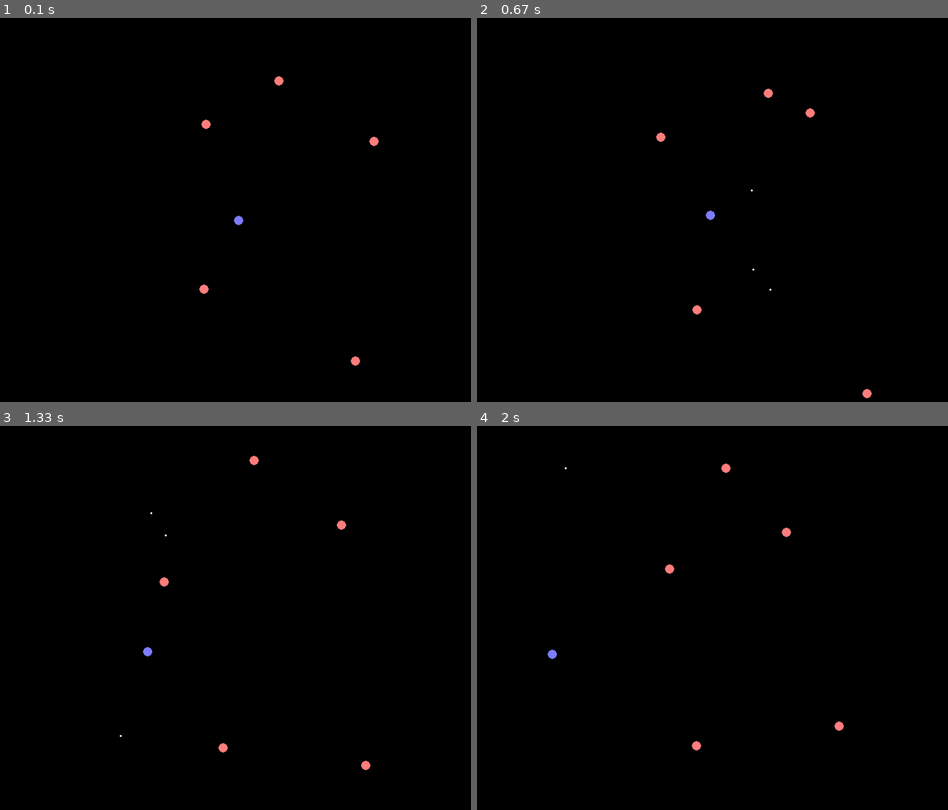
Above: before the commit, frames 1-4 (two rows, left to right).
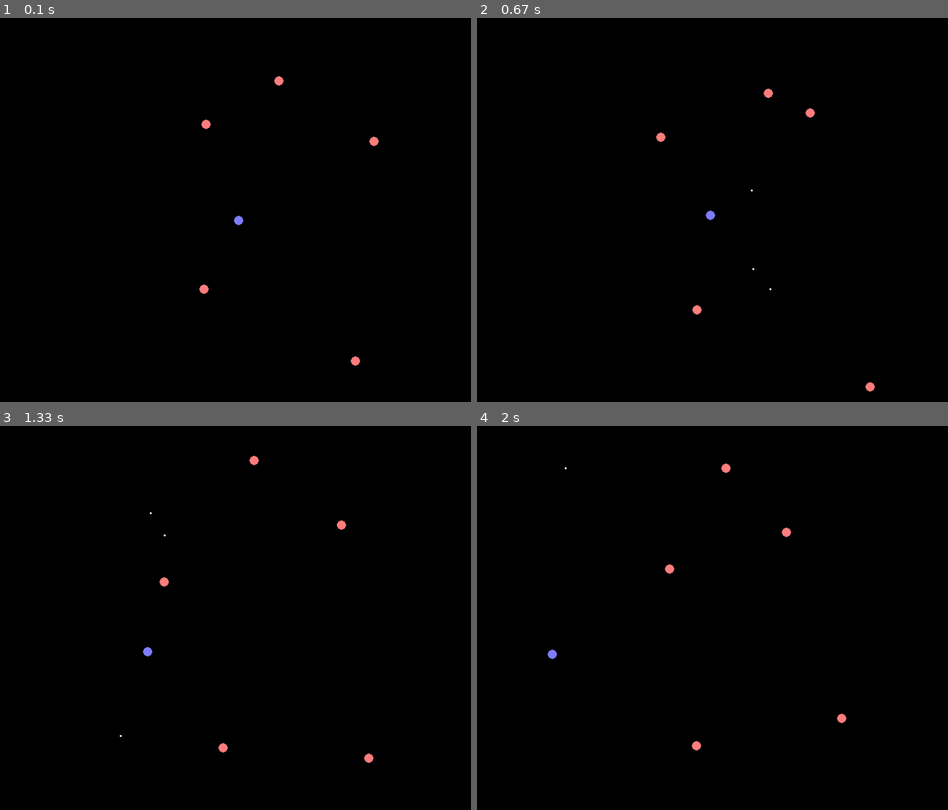
Above: after the commit, the same moments.

Repository: garyshi/pygame-toys
Game: pygame game, started from tank.py
Two runs of this game, one before a commit and one after it. Both use one fixed random seed, a clock stepped at 60 frames per second and the inputs below. The source is Python 2; it was converted automatically to run under Python 3.
Inputs (mouse positions are in pixels of both pictures, inside the frame that each line leads up to):
- Up to frame 1 (0.1 s): no input
- Up to frame 2 (0.67 s): click (712, 213) at 0.38 s
- Up to frame 3 (1.33 s): click (103, 625) at 0.72 s; click (65, 714) at 1.05 s
- Up to frame 4 (2 s): right-click (585, 545) at 1.38 s; click (519, 610) at 1.72 s

Frame 1 is identical in both runs. In frame 2, less than 0.1% of the frame differs, in the area x 58-85%, y 65-100%; in frame 3, less than 0.1%, in the area x 31-80%, y 22-90%; in frame 4, less than 0.1%.

Commit message:
Fix init bounds of tank and simplify set_dest().

Diff:
--- a/tank.py
+++ b/tank.py
@@ -60,7 +60,7 @@
         self.color = color
         self.health = health
         self.speed_ratio = speed_ratio  # ratio of the delta_t, in milliseconds.
-        self.bounds = bounds
+        self.bounds = (bounds[0], bounds[1], bounds[2]-2*self.c, bounds[3]-2*self.c)
         (self.x, self.y) = pos
         self.dest = pos
         self.surface = pygame.Surface((2 * self.c, 2 * self.c))
@@ -85,16 +85,8 @@
                 if bullet: bullet.draw(screen)
 
     def set_dest(self, pos):
-        d_x = pos[0] - self.c
-        d_y = pos[1] - self.c
-        d_x_min = self.bounds[0]
-        d_x_max = self.bounds[2]
-        d_y_min = self.bounds[1]
-        d_y_max = self.bounds[3]
-        if d_x < d_x_min: d_x = d_x_min
-        elif d_x > d_x_max: d_x = d_x_max
-        if d_y < d_y_min: d_y = d_y_min
-        elif d_y > d_y_max: d_y = d_y_max
+        d_x = min(max(pos[0] - self.c, self.bounds[0]), self.bounds[2])
+        d_y = min(max(pos[1] - self.c, self.bounds[1]), self.bounds[3])
         self.dest = (d_x, d_y)
 
     def shoot(self, dest):
